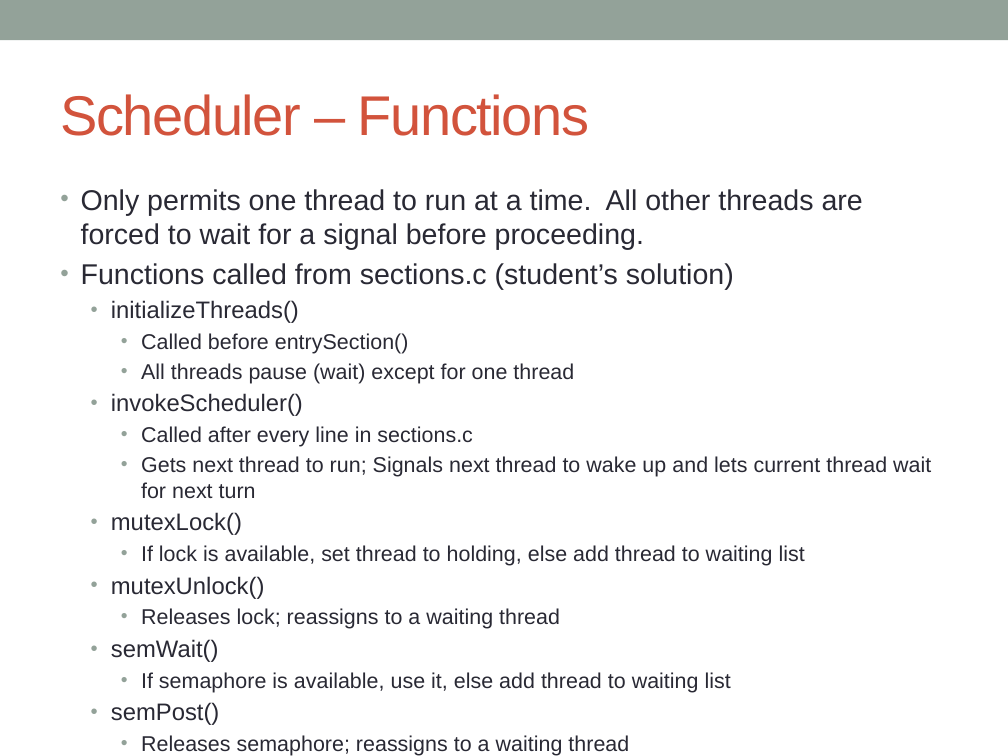
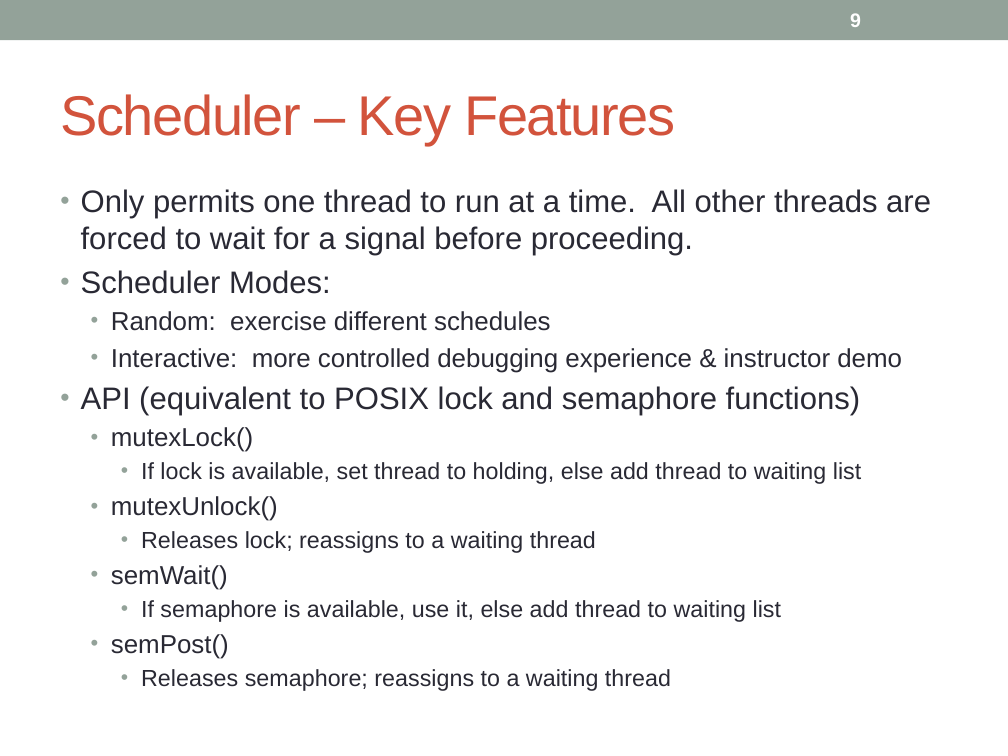
Before and after one commit to concurTestFramework/concurTestFramework, a slide deck: slide 9 of Documents/Concur_Presentation.pptx. Drawn at 1008x756 pixels with LibreOffice and Linux fonts; fonts in the diff are those of the drawing. Boxes give left, top, right and bottom in pixels: in the first picture for what was removed or moved away, otherwise in the second. Text is boxed around its words. In the diff, an @@ line names an element or a change of style, - is before the commit and + after.

```diff
--- a/Documents/Concur_Presentation.pptx
+++ b/Documents/Concur_Presentation.pptx
@@ page number added at [850,13,861,27], 14 pt, text #FFFFFF, bold @@
+9
@@ title at [60,94,675,145]: text changed @@
-Scheduler – Functions
+Scheduler – Key Features
@@ text at [81,189,931,691]: size 20.4 to 22.2 pt in "Only permits one thread to run at ..."; size 17 to 18.5 pt in "mutexLock()", "mutexUnlock()", "semWait()", "semPost()"; size 15.3 to 16.6 pt in "If lock is available, set thread to ...", "Releases lock; reassigns to a waiting thread", "If semaphore is available, use it, else ...", "Releases semaphore; reassigns to a waiting thread" @@
@@ text at [81,270,902,415]: text changed; size 15.3 to 18.5 pt @@
-• Functions called from sections.c (student’s solution)
-  • initializeThreads()
-    • Called before entrySection()
-    • All threads pause (wait) except for one thread
-  • invokeScheduler()
-    • Called after every line in sections.c
-    • Gets next thread to run; Signals next thread to wake up and lets current thread wait for next turn
+• Scheduler Modes:
+  • Random: exercise different schedules
+  • Interactive: more controlled debugging experience & instructor demo
+• API (equivalent to POSIX lock and semaphore functions)
```
Also in this commit, not shown: 21 other slides changed.
